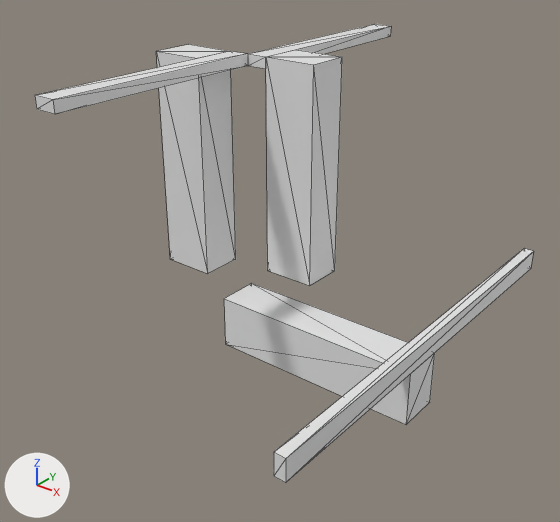
Renders of the OBJ model Data/bmc/tiles_structure/t_122.obj from each side of a commit.
Camera for both pictures: a 50 mm camera at (1.105, -1.271, 0.825) aimed at (-0.054, 0.178, -0.073). Every picture has the same lights, and +X, +Y and +Z are marked at lower left. Mesh edges are drawn as thin lines. Where no turn or scale is listed for an object, it has been applied to the vertices.

Objects in the first picture: 't_122'.
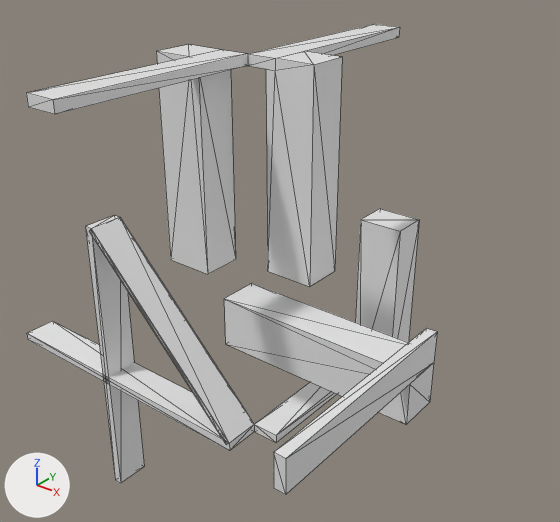
Where the change shows, as pixel boxes (x1, y1, x2, y2) in the pictures (560 x 522 px; the box of a moved part takes in the faces that stretch with it):
't_122', reshaped (18% narrower): before (35, 24, 534, 483); after (26, 24, 437, 495)
part 1 of me_t_122, added: after (27, 209, 419, 483)
part 2 of me_t_122, moved or reshaped: before (35, 25, 534, 483); after (26, 25, 437, 495)

The edits, one by one:
me_t_122 is used by ob_t_122; location (0.0, 0.0, 0.0).
me_t_122 had 44 vertices, 72 faces and spanned x -0.175..0.5, y -0.5..0.5, z -0.175..0.5.
me_t_122 now has 160 vertices, 308 faces and spans x -0.875..0.5, y -0.5..0.5, z -0.875..0.5.
me_t_122 part 1: a new loose piece of 108 vertices spanning x -0.875..0.175, y -0.1..0.5, z -0.875..0.0.
Part 2, on me_t_122:
23 vertices are removed from x -0.175..0.5, y -0.5..0.5, z -0.05..0.5.
67 faces are deleted.
1 vertex moves from x 0.475, y -0.5, z -0.05 to x 0.5, y -0.5, z -0.075.
31 vertices are added at x -0.175..0.5, y -0.5..0.5, z -0.075..0.5.
91 new faces join them.
